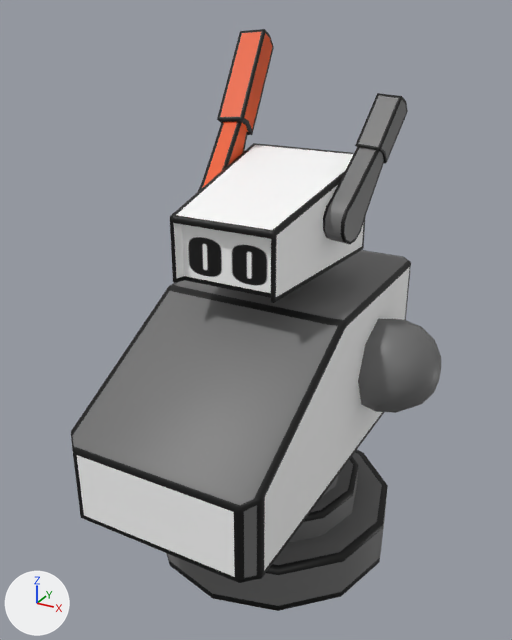
Renders of the FBX model Assets/Art/Models/Character Models/Player Models/Player Mech Model.fbx from each side of a commit.
Camera for both pictures: a 50 mm camera at (1.29, -2.41, 3.29) aimed at (0.01, -0.09, 2.13). The axes (+X, +Y, +Z) are drawn at lower left. The lights are the same throughout.

Objects in the first picture: 'Mech Base', 'Mech Torso'.
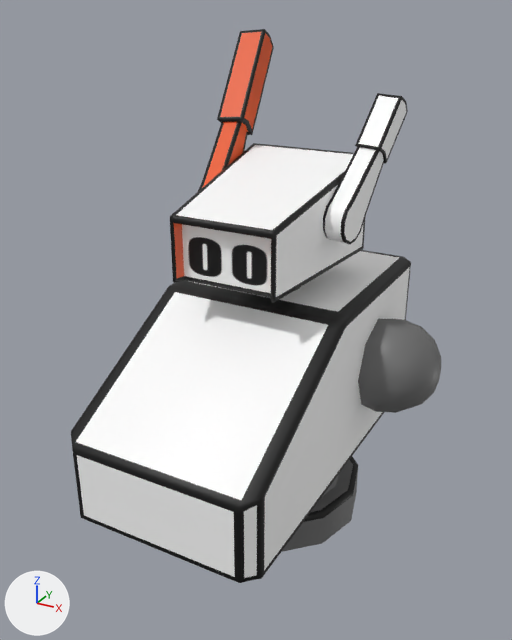
The newer file is also turned or shifted as a whole; pictures and numbers use the older file's frame.

Location of each change, (x1, y1, x2, y2) in pixels of the pictures (512 x 640 px):
'Mech Base', deleted: before (167, 450, 388, 611)
part 1 of me_cylinder_002, surface changed (grey to white): (73, 96, 441, 578) in both

What the commit changed:
me_cylinder_002 has 724 vertices, 706 faces and spans x -0.68..0.68, y -0.9..0.64, z -0.19..1.84.
me_cylinder_002 is used by ob_mech_torso; location (0.026, 0.043, 1.375).
me_cylinder_002 part 1: texture (UV) coordinates of 256 of 706 faces, centred in x -0.67..0.67, y -0.89..0.61, z -0.19..1.6, changed; they spanned u 0.13..0.49, v 0.35..0.94 and now span u 0.11..0.41, v 0.31..0.93.
Object 'Mech Base' (ob_mech_base) is deleted.
